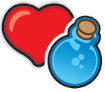
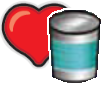
Revision of a layered 105 × 92 image; what changed, layer by layer:
added layer "Can" above "CanPotionStub" over [47, 8, 103, 85]
renamed "Can" to "CanPotionStub", hid it over [44, 12, 105, 91]
